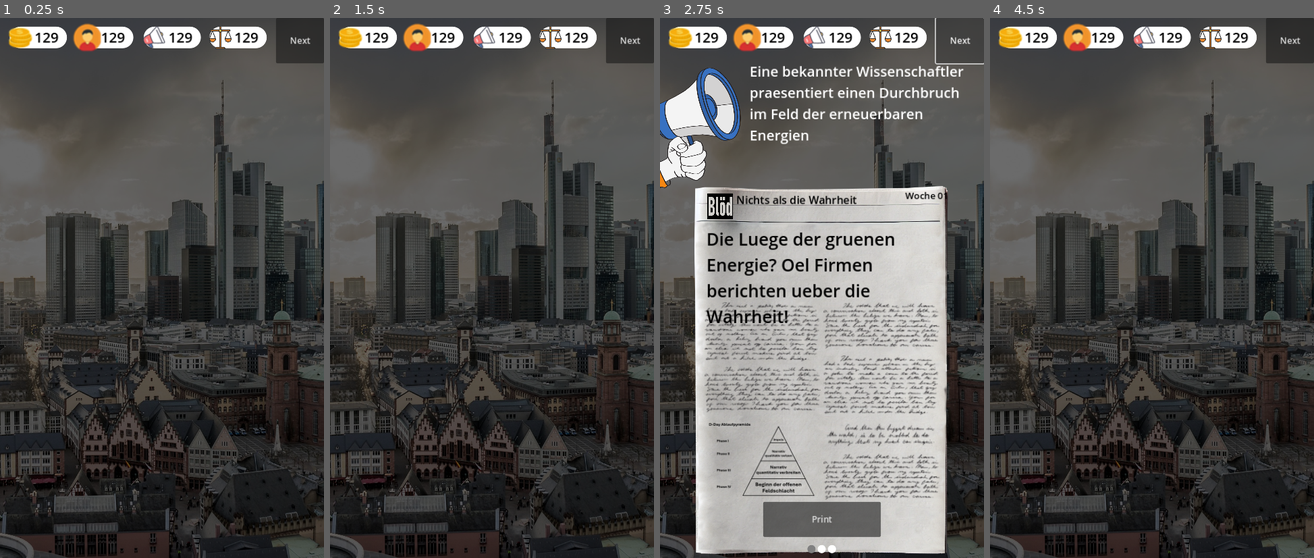
Above: before the commit, frames 1-4 (left to right).
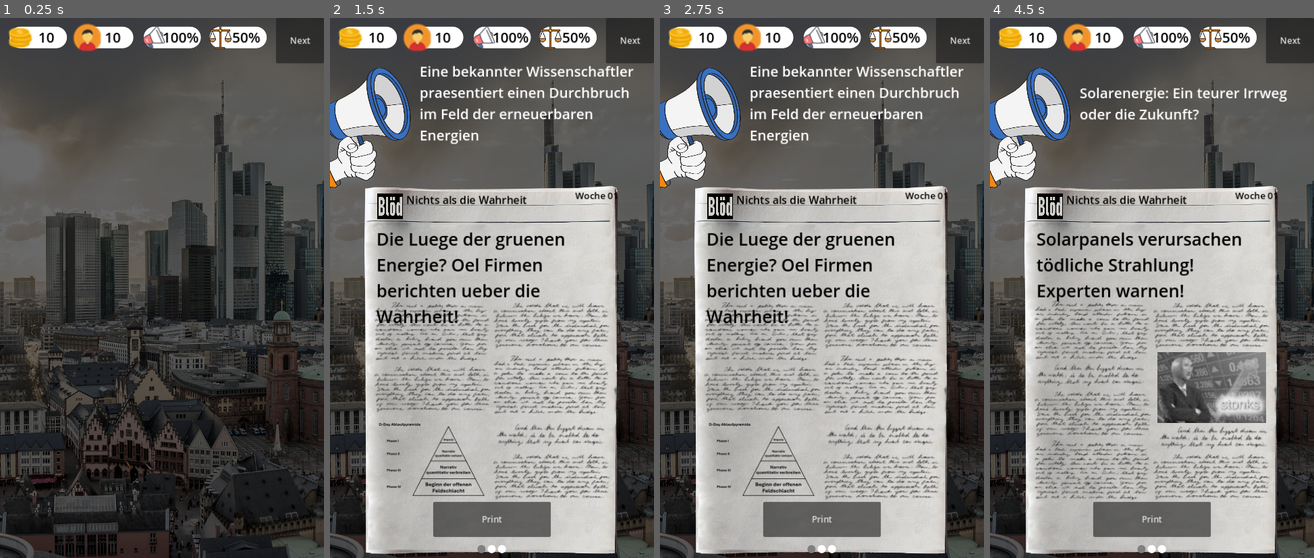
Above: after the commit, the same moments.

Repository: AkiraPinemoon/bloed
Game: Godot game, scene res://scenes/main.tscn
Two runs of this game, one before a commit and one after it. Both use one fixed random seed, a clock stepped at 60 frames per second and the inputs below.
Inputs:
- Up to frame 1 (0.25 s): no input
- Up to frame 2 (1.5 s): click "Next" at 0.5 s; click "Print" at 1.25 s
- Up to frame 3 (2.75 s): click "Next" at 2 s
- Up to frame 4 (4.5 s): click "Print" at 2.75 s; click "Next" at 3.5 s; click "Print" at 4.25 s

The runs differ from the first frame. In frame 1, 0.4% of the frame differs, in the area x 10-81%, y 2-5%; in frame 2, 57%, in the area x 0-94%, y 2-100%; in frame 3, 0.5%; in frame 4, 56%.

Commit message:
added game loop

Diff:
--- a/events/001.tres
+++ b/events/001.tres
@@ -7,22 +7,22 @@
 script = ExtResource("1_i1ggn")
 headline = "Die Luege der gruenen Energie? Oel Firmen berichten ueber die Wahrheit!"
 readers = 10
-advertisability = 10
-politics = 5
+advertisability = 0.1
+politics = 0.05
 
 [sub_resource type="Resource" id="Resource_fhesj"]
 script = ExtResource("1_i1ggn")
 headline = "Globale Institutionen staerken die fake-Energiewende um das Volk zu beeinflussen!"
 readers = 20
-advertisability = -5
-politics = -5
+advertisability = -0.05
+politics = -0.05
 
 [sub_resource type="Resource" id="Resource_alknd"]
 script = ExtResource("1_i1ggn")
 headline = "Windraeder sind krebseregend? Wissenschaftler verschweigen die Folgen!"
 readers = 15
-advertisability = -5
-politics = 6
+advertisability = -0.05
+politics = 0.06
 
 [resource]
 script = ExtResource("1_t6kl1")
--- a/events/002.tres
+++ b/events/002.tres
@@ -7,22 +7,22 @@
 script = ExtResource("1_0qrhb")
 headline = "Solarpanels verursachen tödliche Strahlung! Experten warnen!"
 readers = 15
-advertisability = -5
-politics = 2
+advertisability = -0.05
+politics = 0.02
 
 [sub_resource type="Resource" id="Resource_hkp01"]
 script = ExtResource("1_0qrhb")
 headline = "Geheime Studien: Solarenergie führt zu massiven Gesundheitsproblemen!"
 readers = 20
-advertisability = -8
-politics = 4
+advertisability = -0.08
+politics = 0.04
 
 [sub_resource type="Resource" id="Resource_fcgbj"]
 script = ExtResource("1_0qrhb")
 headline = "Solarenergie: Die große Lüge der Regierung!"
 readers = 18
-advertisability = -7
-politics = 3
+advertisability = -0.07
+politics = 0.03
 
 [resource]
 script = ExtResource("2_unl5s")
--- a/events/003.tres
+++ b/events/003.tres
@@ -7,22 +7,22 @@
 script = ExtResource("1_3gto0")
 headline = "Atomkraftwerke explodieren bald? Regierung verschweigt die Wahrheit!"
 readers = 25
-advertisability = -10
-politics = 15
+advertisability = -0.1
+politics = 0.15
 
 [sub_resource type="Resource" id="Resource_uacdn"]
 script = ExtResource("1_3gto0")
 headline = "Atomkraft: Die tickende Zeitbombe in deiner Nachbarschaft!"
 readers = 30
-advertisability = -12
-politics = 18
+advertisability = -0.12
+politics = 0.18
 
 [sub_resource type="Resource" id="Resource_eg0wc"]
 script = ExtResource("1_3gto0")
 headline = "Atomkraft: Die geheime Waffe der Eliten!"
 readers = 28
-advertisability = -11
-politics = 21
+advertisability = -0.11
+politics = 0.21
 
 [resource]
 script = ExtResource("2_blpo5")
--- a/events/json/001.json
+++ /dev/null
@@ -1,44 +0,0 @@
-{
-    "title": "Eine bekannter Wissenschaftler praesentiert einen Durchbruch im Feld der erneuerbaren Energien",
-    "headlines": [
-        {
-            "headline": "Die Luege der gruenen Energie? Oel Firmen berichten ueber die Wahrheit!",
-            "effects": {
-                "leser": 10,
-                "verfassungsschutz": 5,
-                "geld": 15,
-                "werbefreundlichkeit": 10,
-                "sozialisten": 0,
-                "gruene": -5,
-                "konservative": 3,
-                "rechtsextreme": 2
-            }
-        },
-        {
-            "headline": "Globale Institutionen staerken die fake-Energiewende um das Volk zu beeinflussen!",
-            "effects": {
-                "leser": 20,
-                "verfassungsschutz": 10,
-                "geld": 5,
-                "werbefreundlichkeit": -5,
-                "sozialisten": 2,
-                "gruene": 3,
-                "konservative": -10,
-                "rechtsextreme": 5
-            }
-        },
-        {
-            "headline": "Windraeder sind krebseregend? Wissenschaftler verschweigen die Folgen!",
-            "effects": {
-                "leser": 15,
-                "verfassungsschutz": 8,
-                "geld": 0,
-                "werbefreundlichkeit": -5,
-                "sozialisten": 2,
-                "gruene": -8,
-                "konservative": 6,
-                "rechtsextreme": 0
-            }
-        }
-    ]
-}
--- a/events/json/002.json
+++ /dev/null
@@ -1,44 +0,0 @@
-{
-    "title": "Solarenergie: Ein teurer Irrweg oder die Zukunft?",
-    "headlines": [
-        {
-            "headline": "Solarpanels verursachen tödliche Strahlung! Experten warnen!",
-            "effects": {
-                "leser": 15,
-                "verfassungsschutz": 10,
-                "geld": 12,
-                "werbefreundlichkeit": -5,
-                "sozialisten": 3,
-                "gruene": -5,
-                "konservative": 4,
-                "rechtsextreme": -2
-            }
-        },
-        {
-            "headline": "Geheime Studien: Solarenergie führt zu massiven Gesundheitsproblemen!",
-            "effects": {
-                "leser": 20,
-                "verfassungsschutz": 12,
-                "geld": 15,
-                "werbefreundlichkeit": -8,
-                "sozialisten": 2,
-                "gruene": -6,
-                "konservative": 5,
-                "rechtsextreme": -1
-            }
-        },
-        {
-            "headline": "Solarenergie: Die große Lüge der Regierung!",
-            "effects": {
-                "leser": 18,
-                "verfassungsschutz": 11,
-                "geld": 10,
-                "werbefreundlichkeit": -7,
-                "sozialisten": 1,
-                "gruene": -4,
-                "konservative": 3,
-                "rechtsextreme": 0
-            }
-        }
-    ]
-}
--- a/events/json/003.json
+++ /dev/null
@@ -1,44 +0,0 @@
-{
-    "title": "Atomkraft: Die unterschätzte Gefahr oder die Rettung?",
-    "headlines": [
-        {
-            "headline": "Atomkraftwerke explodieren bald? Regierung verschweigt die Wahrheit!",
-            "effects": {
-                "leser": 25,
-                "verfassungsschutz": 15,
-                "geld": 20,
-                "werbefreundlichkeit": -10,
-                "sozialisten": -5,
-                "gruene": -10,
-                "konservative": 10,
-                "rechtsextreme": 5
-            }
-        },
-        {
-            "headline": "Atomkraft: Die tickende Zeitbombe in deiner Nachbarschaft!",
-            "effects": {
-                "leser": 30,
-                "verfassungsschutz": 18,
-                "geld": 25,
-                "werbefreundlichkeit": -12,
-                "sozialisten": -6,
-                "gruene": -12,
-                "konservative": 12,
-                "rechtsextreme": 6
-            }
-        },
-        {
-            "headline": "Atomkraft: Die geheime Waffe der Eliten!",
-            "effects": {
-                "leser": 28,
-                "verfassungsschutz": 17,
-                "geld": 22,
-                "werbefreundlichkeit": -11,
-                "sozialisten": -7,
-                "gruene": -14,
-                "konservative": 14,
-                "rechtsextreme": 7
-            }
-        }
-    ]
-}
--- a/events/json/004.json
+++ /dev/null
@@ -1,44 +0,0 @@
-{
-    "title": "Elektroautos: Umweltfreundlich oder eine Mogelpackung?",
-    "headlines": [
-        {
-            "headline": "Elektroautos explodieren plötzlich! Fahrer in Lebensgefahr!",
-            "effects": {
-                "leser": 22,
-                "verfassungsschutz": 12,
-                "geld": 10,
-                "werbefreundlichkeit": -8,
-                "sozialisten": 2,
-                "gruene": -4,
-                "konservative": 3,
-                "rechtsextreme": -1
-            }
-        },
-        {
-            "headline": "Elektroautos: Die versteckte Gefahr auf unseren Straßen!",
-            "effects": {
-                "leser": 18,
-                "verfassungsschutz": 10,
-                "geld": 8,
-                "werbefreundlichkeit": -6,
-                "sozialisten": 1,
-                "gruene": -3,
-                "konservative": 2,
-                "rechtsextreme": 0
-            }
-        },
-        {
-            "headline": "Elektroautos: Eine Verschwörung der Autoindustrie?",
-            "effects": {
-                "leser": 20,
-                "verfassungsschutz": 11,
-                "geld": 9,
-                "werbefreundlichkeit": -7,
-                "sozialisten": 3,
-                "gruene": -5,
-                "konservative": 4,
-                "rechtsextreme": -2
-            }
-        }
-    ]
-}
--- a/events/json/005.json
+++ /dev/null
@@ -1,44 +0,0 @@
-{
-    "title": "Klimawandel: Eine Erfindung der Eliten?",
-    "headlines": [
-        {
-            "headline": "Klimawandel: Die größte Lüge der Menschheitsgeschichte!",
-            "effects": {
-                "leser": 30,
-                "verfassungsschutz": 20,
-                "geld": 15,
-                "werbefreundlichkeit": -12,
-                "sozialisten": -4,
-                "gruene": -10,
-                "konservative": 10,
-                "rechtsextreme": 4
-            }
-        },
-        {
-            "headline": "Klimawandel: Wissenschaftler decken die Wahrheit auf!",
-            "effects": {
-                "leser": 28,
-                "verfassungsschutz": 18,
-                "geld": 12,
-                "werbefreundlichkeit": -10,
-                "sozialisten": -3,
-                "gruene": -8,
-                "konservative": 8,
-                "rechtsextreme": 3
-            }
-        },
-        {
-            "headline": "Klimawandel: Ein Schwindel der Regierungen!",
-            "effects": {
-                "leser": 25,
-                "verfassungsschutz": 15,
-                "geld": 10,
-                "werbefreundlichkeit": -9,
-                "sozialisten": -2,
-                "gruene": -6,
-                "konservative": 6,
-                "rechtsextreme": 2
-            }
-        }
-    ]
-}
--- a/events/json/006.json
+++ /dev/null
@@ -1,44 +0,0 @@
-{
-    "title": "Plastikmüll: Die wahre Bedrohung oder übertriebene Panik?",
-    "headlines": [
-        {
-            "headline": "Plastikmüll verursacht tödliche Krankheiten! Regierung schweigt!",
-            "effects": {
-                "leser": 20,
-                "verfassungsschutz": 10,
-                "geld": 12,
-                "werbefreundlichkeit": -5,
-                "sozialisten": 4,
-                "gruene": -6,
-                "konservative": 3,
-                "rechtsextreme": -1
-            }
-        },
-        {
-            "headline": "Plastikmüll: Die unsichtbare Gefahr in deinem Zuhause!",
-            "effects": {
-                "leser": 18,
-                "verfassungsschutz": 9,
-                "geld": 10,
-                "werbefreundlichkeit": -4,
-                "sozialisten": 3,
-                "gruene": -5,
-                "konservative": 2,
-                "rechtsextreme": 0
-            }
-        },
-        {
-            "headline": "Plastikmüll: Eine Bedrohung für die Menschheit!",
-            "effects": {
-                "leser": 22,
-                "verfassungsschutz": 12,
-                "geld": 15,
-                "werbefreundlichkeit": -6,
-                "sozialisten": 5,
-                "gruene": -7,
-                "konservative": 4,
-                "rechtsextreme": -2
-            }
-        }
-    ]
-}
--- a/events/json/007.json
+++ /dev/null
@@ -1,44 +0,0 @@
-{
-    "title": "Kohleausstieg: Notwendig oder wirtschaftlicher Selbstmord?",
-    "headlines": [
-        {
-            "headline": "Kohleausstieg führt zu Massenarbeitslosigkeit! Experten warnen!",
-            "effects": {
-                "leser": 25,
-                "verfassungsschutz": 15,
-                "geld": 20,
-                "werbefreundlichkeit": -10,
-                "sozialisten": -4,
-                "gruene": -7,
-                "konservative": 7,
-                "rechtsextreme": 4
-            }
-        },
-        {
-            "headline": "Kohleausstieg: Die wahre Ursache der Wirtschaftskrise!",
-            "effects": {
-                "leser": 28,
-                "verfassungsschutz": 18,
-                "geld": 25,
-                "werbefreundlichkeit": -12,
-                "sozialisten": -5,
-                "gruene": -8,
-                "konservative": 8,
-                "rechtsextreme": 5
-            }
-        },
-        {
-            "headline": "Kohleausstieg: Ein Todesurteil für die Industrie!",
-            "effects": {
-                "leser": 30,
-                "verfassungsschutz": 20,
-                "geld": 30,
-                "werbefreundlichkeit": -15,
-                "sozialisten": -6,
-                "gruene": -10,
-                "konservative": 10,
-                "rechtsextreme": 6
-            }
-        }
-    ]
-}
--- a/events/json/008.json
+++ /dev/null
@@ -1,44 +0,0 @@
-{
-    "title": "Impfungen: Schutz oder Gefahr?",
-    "headlines": [
-        {
-            "headline": "Impfungen verursachen Autismus! Neue Studien schockieren!",
-            "effects": {
-                "leser": 35,
-                "verfassungsschutz": 25,
-                "geld": 20,
-                "werbefreundlichkeit": -20,
-                "sozialisten": -5,
-                "gruene": -10,
-                "konservative": 10,
-                "rechtsextreme": 5
-            }
-        },
-        {
-            "headline": "Impfungen: Die geheime Agenda der Pharmaindustrie!",
-            "effects": {
-                "leser": 30,
-                "verfassungsschutz": 20,
-                "geld": 15,
-                "werbefreundlichkeit": -15,
-                "sozialisten": -4,
-                "gruene": -8,
-                "konservative": 8,
-                "rechtsextreme": 4
-            }
-        },
-        {
-            "headline": "Impfungen: Ein globales Experiment an der Menschheit!",
-            "effects": {
-                "leser": 28,
-                "verfassungsschutz": 18,
-                "geld": 12,
-                "werbefreundlichkeit": -12,
-                "sozialisten": -3,
-                "gruene": -6,
-                "konservative": 6,
-                "rechtsextreme": 3
-            }
-        }
-    ]
-}
--- a/events/json/009.json
+++ /dev/null
@@ -1,44 +0,0 @@
-{
-    "title": "Künstliche Intelligenz: Fortschritt oder Bedrohung?",
-    "headlines": [
-        {
-            "headline": "Künstliche Intelligenz übernimmt die Welt! Menschen in Gefahr!",
-            "effects": {
-                "leser": 40,
-                "verfassungsschutz": 30,
-                "geld": 25,
-                "werbefreundlichkeit": -25,
-                "sozialisten": -6,
-                "gruene": -12,
-                "konservative": 12,
-                "rechtsextreme": 6
-            }
-        },
-        {
-            "headline": "Künstliche Intelligenz: Die unsichtbare Gefahr in deinem Alltag!",
-            "effects": {
-                "leser": 35,
-                "verfassungsschutz": 25,
-                "geld": 20,
-                "werbefreundlichkeit": -20,
-                "sozialisten": -5,
-                "gruene": -10,
-                "konservative": 10,
-                "rechtsextreme": 5
-            }
-        },
-        {
-            "headline": "Künstliche Intelligenz: Eine Bedrohung für die Menschheit!",
-            "effects": {
-                "leser": 38,
-                "verfassungsschutz": 28,
-                "geld": 22,
-                "werbefreundlichkeit": -22,
-                "sozialisten": -4,
-                "gruene": -8,
-                "konservative": 8,
-                "rechtsextreme": 4
-            }
-        }
-    ]
-}
--- a/events/json/010.json
+++ /dev/null
@@ -1,44 +0,0 @@
-{
-    "title": "Social Media: Verbindung oder Isolation?",
-    "headlines": [
-        {
-            "headline": "Social Media zerstört unsere Jugend! Experten schlagen Alarm!",
-            "effects": {
-                "leser": 25,
-                "verfassungsschutz": 15,
-                "geld": 10,
-                "werbefreundlichkeit": -10,
-                "sozialisten": -3,
-                "gruene": -6,
-                "konservative": 6,
-                "rechtsextreme": 3
-            }
-        },
-        {
-            "headline": "Social Media: Die geheime Waffe der Eliten!",
-            "effects": {
-                "leser": 20,
-                "verfassungsschutz": 12,
-                "geld": 8,
-                "werbefreundlichkeit": -8,
-                "sozialisten": -2,
-                "gruene": -4,
-                "konservative": 4,
-                "rechtsextreme": 2
-            }
-        },
-        {
-            "headline": "Social Media: Eine Gefahr für die Gesellschaft!",
-            "effects": {
-                "leser": 22,
-                "verfassungsschutz": 14,
-                "geld": 9,
-                "werbefreundlichkeit": -9,
-                "sozialisten": -1,
-                "gruene": -5,
-                "konservative": 5,
-                "rechtsextreme": 1
-            }
-        }
-    ]
-}
--- a/events/json/011.json
+++ /dev/null
@@ -1,44 +0,0 @@
-{
-    "title": "5G-Technologie: Fortschritt oder Gesundheitsrisiko?",
-    "headlines": [
-        {
-            "headline": "5G-Strahlung verursacht Krebs! Neue Studien schockieren!",
-            "effects": {
-                "leser": 30,
-                "verfassungsschutz": 20,
-                "geld": 15,
-                "werbefreundlichkeit": -15,
-                "sozialisten": -4,
-                "gruene": -8,
-                "konservative": 8,
-                "rechtsextreme": 4
-            }
-        },
-        {
-            "headline": "5G-Technologie: Die unsichtbare Gefahr in deiner Stadt!",
-            "effects": {
-                "leser": 28,
-                "verfassungsschutz": 18,
-                "geld": 12,
-                "werbefreundlichkeit": -12,
-                "sozialisten": -3,
-                "gruene": -6,
-                "konservative": 6,
-                "rechtsextreme": 3
-            }
-        },
-        {
-            "headline": "5G-Technologie: Ein globales Experiment an der Menschheit!",
-            "effects": {
-                "leser": 25,
-                "verfassungsschutz": 15,
-                "geld": 10,
-                "werbefreundlichkeit": -10,
-                "sozialisten": -2,
-                "gruene": -5,
-                "konservative": 5,
-                "rechtsextreme": 2
-            }
-        }
-    ]
-}
--- a/scenes/main.tscn
+++ b/scenes/main.tscn
@@ -102,7 +102,7 @@
 theme_override_styles/panel = SubResource("StyleBoxFlat_pgtpj")
 metadata/_edit_use_anchors_ = true
 
-[node name="Money" type="Label" parent="GUI/Panel2"]
+[node name="Readers" type="Label" parent="GUI/Panel2"]
 layout_mode = 1
 anchors_preset = -1
 anchor_left = 0.244567
@@ -148,7 +148,7 @@
 theme_override_styles/panel = SubResource("StyleBoxFlat_pgtpj")
 metadata/_edit_use_anchors_ = true
 
-[node name="Money" type="Label" parent="GUI/Panel3"]
+[node name="Advertisability" type="Label" parent="GUI/Panel3"]
 layout_mode = 1
 anchors_preset = -1
 anchor_left = 0.244567
--- a/scripts/main.gd
+++ b/scripts/main.gd
@@ -2,18 +2,47 @@
 
 @onready var debug_button = $GUI/DebugButton
 
+@onready var money_ui = $GUI/Panel/Money
+@onready var readers_ui = $GUI/Panel2/Readers
+@onready var advertisability_ui = $GUI/Panel3/Advertisability
+@onready var politics_ui = $GUI/Panel4/Politics
+
+var money = 10
+var readers = 10
+var advertisability = 1.0
+var politics = 0.5
+
+var loaded_scene: Node = null
+var selected_headlines: Array[HeadlineResource] = []
+var event_count = 0
+
 enum State {
-	START,
 	SELECT_HEADLINE,
+	PRINT
 }
 
-const state: State = State.START
+var state: State = State.SELECT_HEADLINE
 
 func _ready():
-	debug_button.pressed.connect(select_headline)
+	debug_button.pressed.connect(step)
+	set_money(money)
+	set_readers(readers)
+	set_advertisability(advertisability)
+	set_politics(politics)
 
-func _process(delta):
-	pass
+func step():
+	if state == State.PRINT:
+		set_money(money + advertisability * readers)
+		selected_headlines = []
+		event_count = 0
+		state = State.SELECT_HEADLINE
+	elif state == State.SELECT_HEADLINE:
+		if event_count >= 5:
+			state = State.PRINT
+			apply_effects()
+		else:
+			event_count += 1
+			select_headline()
 
 func select_headline():
 	var files = DirAccess.open("res://events").get_files()
@@ -21,4 +50,32 @@
 
 	var scene = load("res://scenes/select_headline.tscn").instantiate()
 	scene.event = event
+	scene.headline_selected.connect(on_headline_selected)
+	loaded_scene = scene
 	add_child(scene)
+
+func set_money(value: int):
+	money = clamp(value, 0, INF)
+	money_ui.text = str(money)
+
+func set_readers(value: int):
+	readers = clamp(value, 0, INF)
+	readers_ui.text = str(readers)
+
+func set_advertisability(value: float):
+	advertisability = clampf(value, 0.0, 1.0)
+	advertisability_ui.text = str(advertisability * 100) + "%"
+
+func set_politics(value: float):
+	politics = clampf(value, 0.0, 1.0)
+	politics_ui.text = str(politics * 100) + "%"
+
+func on_headline_selected(headline: HeadlineResource):
+	selected_headlines.push_back(headline)
+	loaded_scene.queue_free()
+	step()
+
+func apply_effects():
+	set_readers(readers + selected_headlines.map(func(headline): return headline.readers).reduce(func(x, y): return x + y))
+	set_advertisability(readers + selected_headlines.map(func(headline): return headline.advertisability).reduce(func(x, y): return x + y))
+	set_politics(readers + selected_headlines.map(func(headline): return headline.politics).reduce(func(x, y): return x + y))
--- a/scripts/resources/headline.gd
+++ b/scripts/resources/headline.gd
@@ -3,5 +3,5 @@
 
 @export var headline: String
 @export var readers: int
-@export var advertisability: int
-@export var politics: int
+@export var advertisability: float
+@export var politics: float
--- a/scripts/select_headline.gd
+++ b/scripts/select_headline.gd
@@ -3,8 +3,11 @@
 @export var event: EventResource
 
 @onready var title = $Title
+@onready var page_scroll = $PageScrollContainer
 @onready var headline_container = $PageScrollContainer/VBoxContainer
 @onready var button = $Button
+
+signal headline_selected
 
 func _ready():
 	title.text = event.title
@@ -19,4 +22,4 @@
 	button.pressed.connect(select)
 
 func select():
-	queue_free()
+	headline_selected.emit(event.headlines[page_scroll.page])
